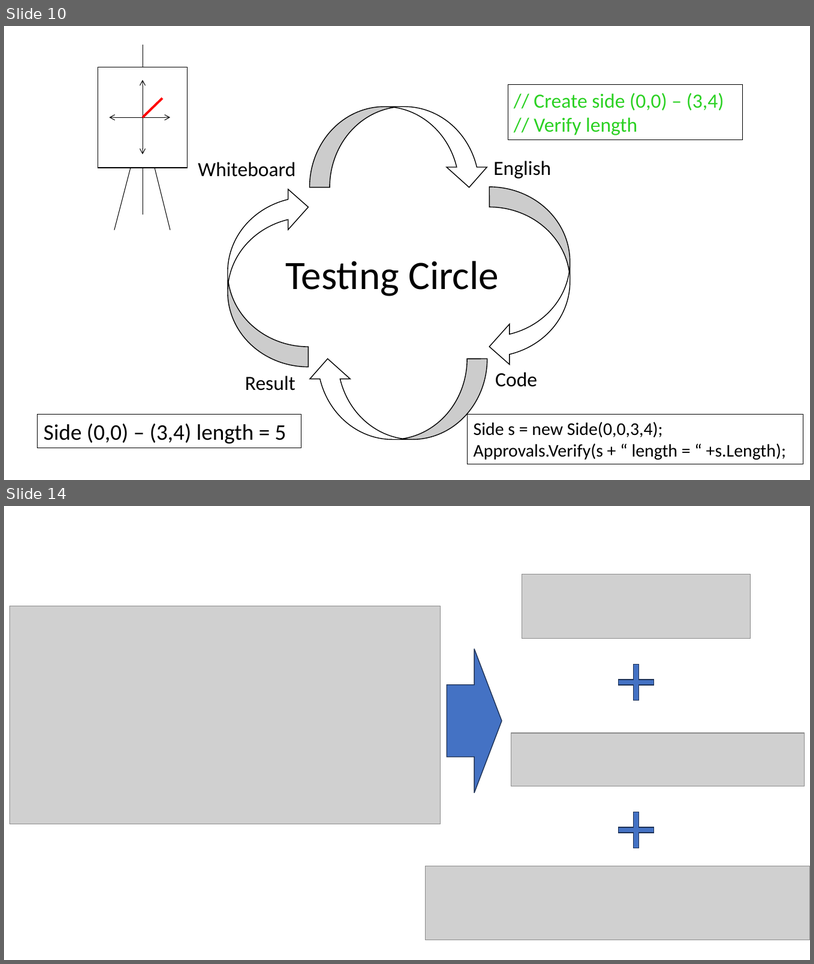
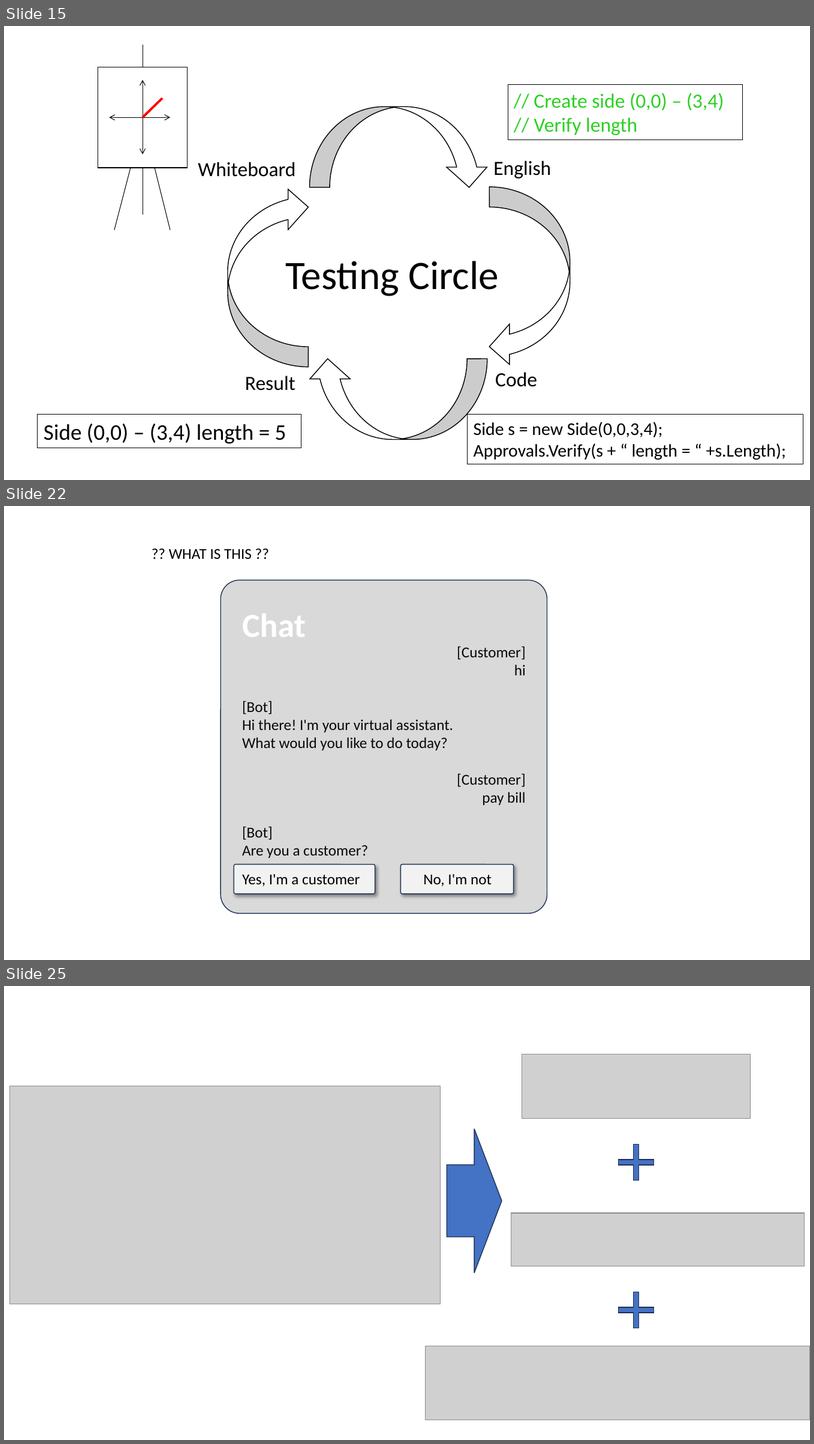
Before and after one commit to LearnWithLlew/TestingBetterWithApprovals.Slides, a slide deck: slides/Testing Better with Approvals.pptx. Shown one above the other, each under a label of ours: slides 10 and 14 before the commit, slides 15, 22 and 25 after it; the slides between them are not shown. The pictures are 814x964 and 814x1444 pixels, drawn with LibreOffice and Linux fonts; fonts in the diff are those of the drawing; grey boxes stand for pictures. Boxes give left, top, right and bottom in pixels: in the first picture for what was removed or moved away, otherwise in the second. Text is boxed around its words. In the diff, an @@ line names an element or a change of style, - is before the commit and + after.

```diff
--- a/slides/Testing Better with Approvals.pptx
+++ b/slides/Testing Better with Approvals.pptx
@@ slide 22 added at [4,506,810,960], background #FFFFFF @@
@@ text added at [169,549,252,559], 18 pt, text #000000 @@
+?? WHAT IS THIS ??
@@ rounded rectangle added at [221,580,547,913], fill #D9D9D9, outline #1E3256 1 pt @@
@@ text added at [242,605,306,646], 40 pt, text #FFFFFF, bold @@
+Chat
@@ text added at [457,646,526,675], 18 pt, text #080808 @@
+[Customer]
+hi
@@ text added at [242,700,453,750], 18 pt, text #080808 @@
+[Bot]
+Hi there! I'm your virtual assistant.
+What would you like to do today?
@@ text added at [457,773,526,805], 18 pt, text #080808 @@
+[Customer]
+pay bill
@@ text added at [242,826,492,886], 18 pt, text #000000 @@
+[Bot]
+Are you a customer?
+Yes, I'm a customer No, I'm not
@@ rounded rectangle added at [234,864,375,894], fill #F2F2F2, outline #1E3256 1 pt @@
@@ rounded rectangle added at [401,864,514,894], fill #F2F2F2, outline #1E3256 1 pt @@
@@ what was slide 10 is now slide 15 @@
@@ what was slide 14 is now slide 25 @@
```
Also in this commit, not shown: 2 slides changed, 9 other slides added, 4 other files.
